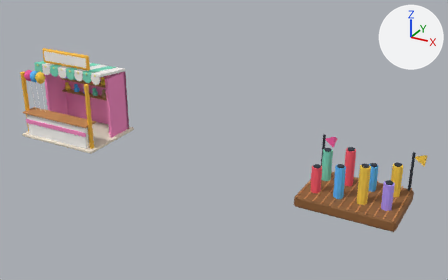
Two versions of the glTF model public/models/buildings/park-thrills.glb, one commit apart.
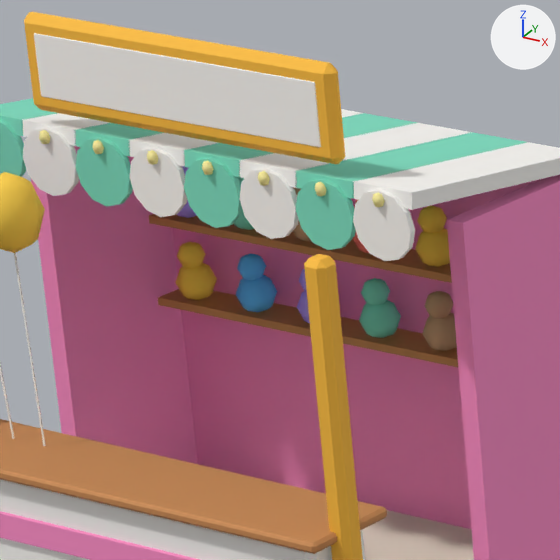
Each version is shown whole from a camera (50 mm lens) standing at (247.01, -18.16, 10.26) and looking at (236.91, 0.19, 1.09), then close up on the part from 9% to 27% of the width and 17% to 46% of the height. The lights are fixed; the arrows at upper right show +X, +Y and +Z. The first two pictures are the older version. Where no turn or scale is listed for an object, it has been applied to the vertices. Vertices at exactly the same position are counted once.

In view in the first close-up: 'pk_giftshop_mesh'.
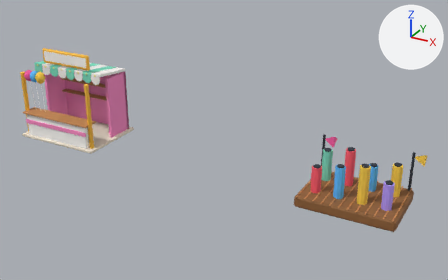
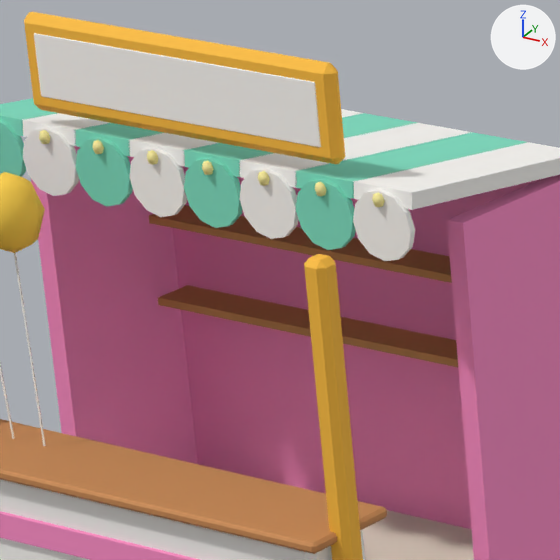
Diff of the bpy script that builds the scene:
```diff
--- a/public/models/buildings/park-thrills.glb.py
+++ b/public/models/buildings/park-thrills.glb.py
@@ me_pk_giftshop_mesh @@
 # used by ob_pk_giftshop_mesh; location = (230.0, 0.05, 1.8)
-me_pk_giftshop_mesh.from_pydata(...)  # 1286 vertices, 2340 faces; spans x -1.85..1.85, y -1.4..1.4, z -1.8..1.8
+me_pk_giftshop_mesh.from_pydata(...)  # 662 vertices, 1188 faces; spans x -1.85..1.85, y -1.4..1.4, z -1.8..1.8
+# me_pk_giftshop_mesh part 1: 24 loose pieces with 624 vertices, spanning x -1.38..1.38, y 0.82..1.08, z -0.41..0.54, are deleted
 me_pk_giftshop_mesh.materials.append(mat_toy)
```

Changed parts and their boxes (x1, y1, x2, y2) in the close-ups (560 x 560 px):
part 1 of me_pk_giftshop_mesh, deleted: before (175, 166, 457, 351)
